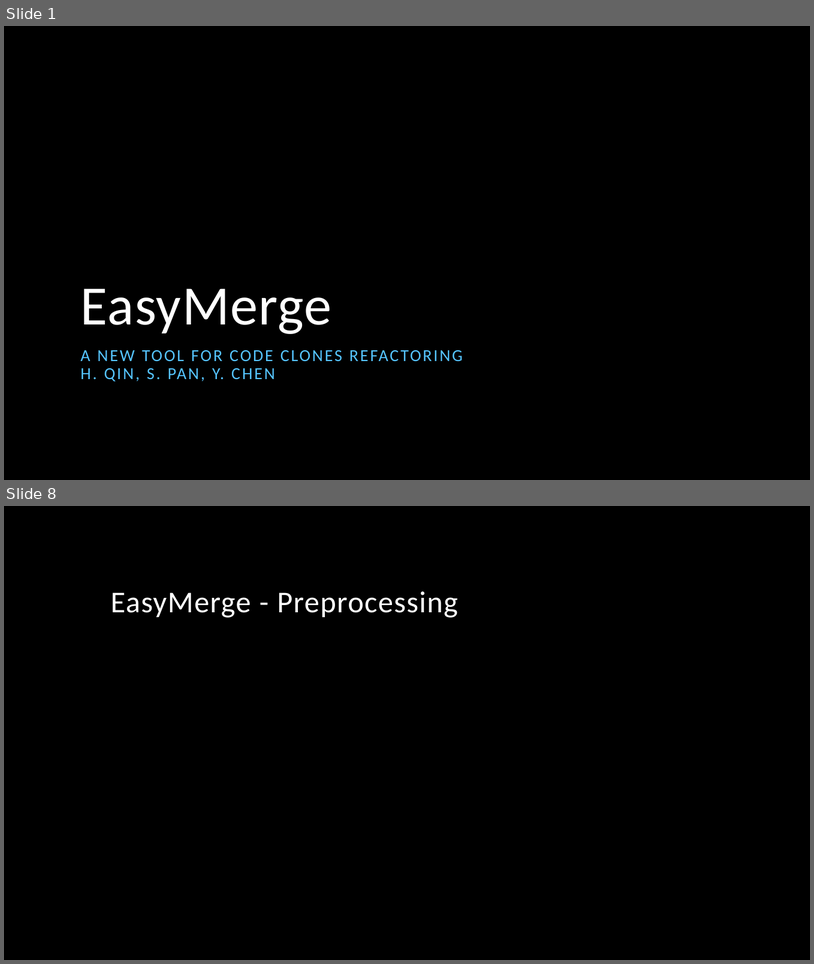
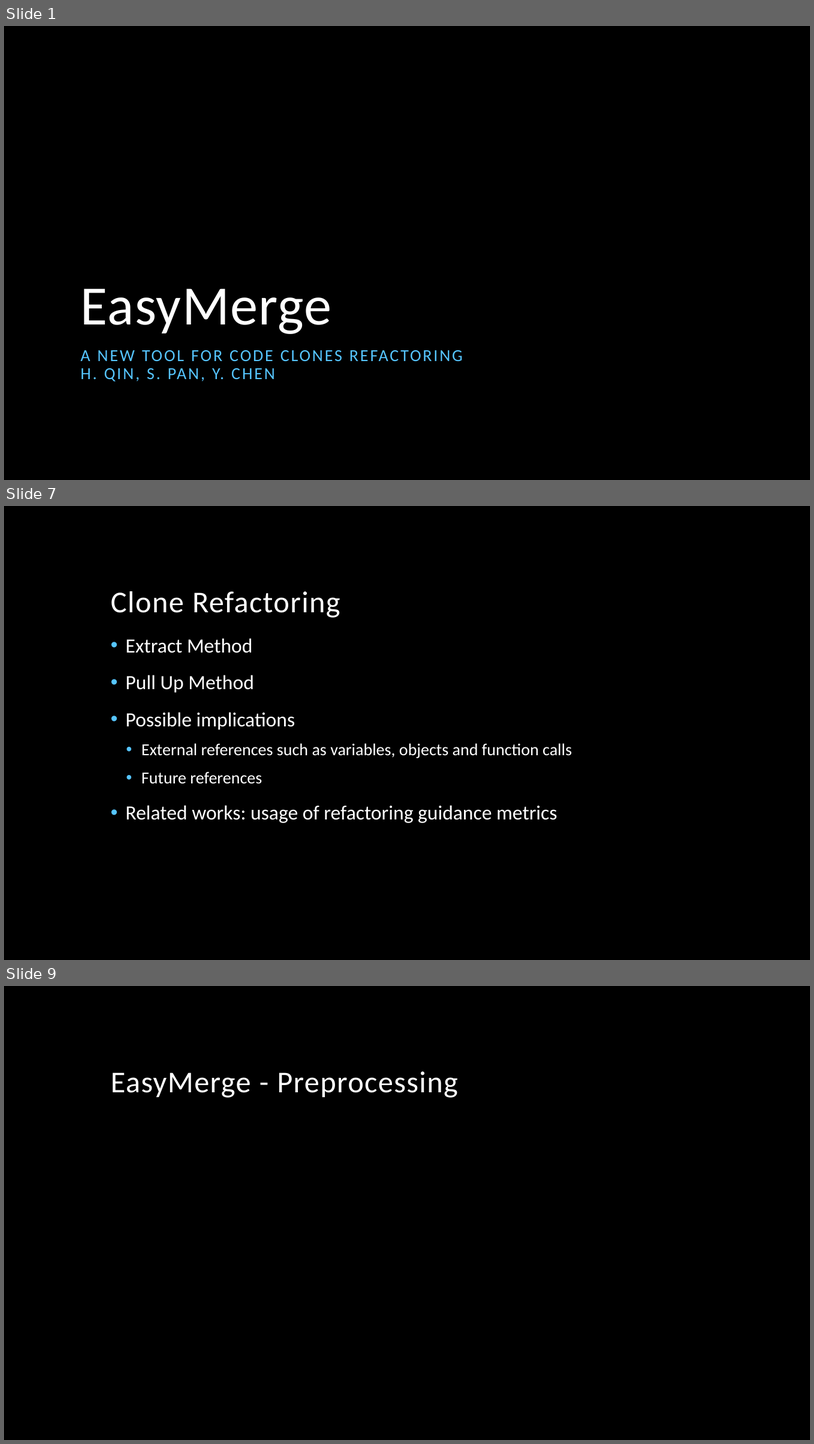
Before and after one commit to h2oloopan/easymerge, a slide deck: EasyMerge.pptx. Shown one above the other, each under a label of ours: slides 1 and 8 before the commit, slides 1, 7 and 9 after it; the slides between them are not shown. The pictures are 814x964 and 814x1444 pixels, drawn with LibreOffice and Linux fonts; fonts in the diff are those of the drawing; background and template pictures are left out. Boxes give left, top, right and bottom in pixels: in the first picture for what was removed or moved away, otherwise in the second. Text is boxed around its words. In the diff, an @@ line names an element or a change of style, - is before the commit and + after.

```diff
--- a/EasyMerge.pptx
+++ b/EasyMerge.pptx
@@ slide 7 added at (x1=4, y1=506, x2=810, y2=960), background picture (left out) @@
@@ title added at (x1=111, y1=591, x2=341, y2=618), 36 pt, text #FFFFFF @@
+Clone Refactoring
@@ text added at (x1=126, y1=638, x2=572, y2=823), 24 pt, text #FFFFFF @@
+• Extract Method
+• Pull Up Method
+• Possible implications
+  • External references such as variables, objects and function calls
+  • Future references
+• Related works: usage of refactoring guidance metrics
@@ what was slide 8 is now slide 9 @@
```
Also in this commit, not shown: 3 slides changed, 3 other slides added, 3 slides removed, 4 other files.
